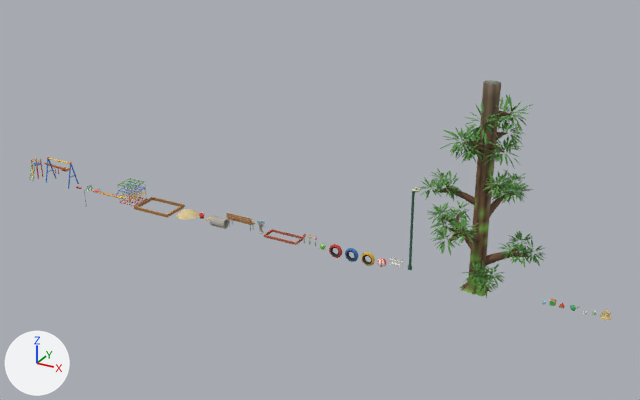
An edit to the Blender file blender/park_kit.blend, drawn before and after from the same camera.
Camera for both pictures: a camera (50 mm lens) standing at (441.0, -399.0, 229.0) and looking at (219.0, 3.0, 28.0). Every picture has the same lights, and +X, +Y and +Z are marked at lower left. The picture after the commit comes second.

Objects in the first picture: 'Park_Ball', 'Park_Block_Cube', 'Park_Fence', 'Park_FlowerBed', 'Park_Kunugi', 'Park_Lamp', 'Park_SandCastle', 'Park_Tire_Blue', 'Park_Tire_Red', 'Park_Tire_Yellow' and 10 more.
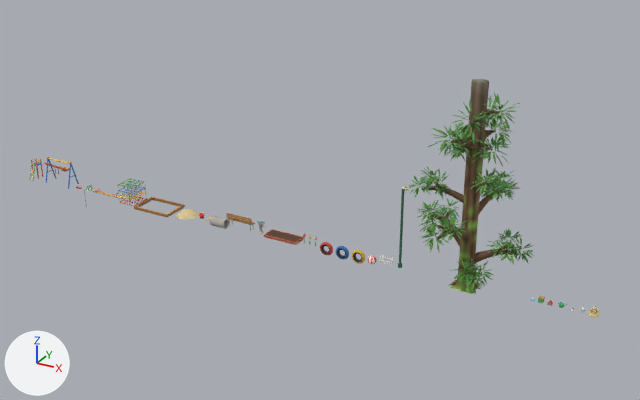
Boxes (x1, y1, x2, y2) around the edits, measured in the pictures (640 x 400 px):
'Park_Kunugi', moved
    before: (419, 80, 546, 299)
    after: (408, 79, 534, 294)
'Park_Lamp', moved
    before: (408, 188, 420, 270)
    after: (398, 186, 410, 268)
'Park_Tire_Yellow', moved
    before: (361, 252, 375, 266)
    after: (352, 250, 365, 263)
'Park_Tire_Blue', moved
    before: (345, 248, 358, 262)
    after: (336, 246, 349, 259)
'Park_Tire_Red', moved
    before: (329, 244, 342, 258)
    after: (320, 242, 333, 255)
'Park_SandCastle', moved
    before: (600, 309, 611, 321)
    after: (588, 306, 599, 317)
'Park_Fence', moved
    before: (389, 256, 403, 267)
    after: (379, 254, 393, 265)
'Park_Ball', moved
    before: (378, 258, 386, 267)
    after: (368, 256, 377, 264)
'Park_Block_Cube', moved
    before: (549, 298, 556, 306)
    after: (538, 296, 545, 303)
part 1 of me_park_flowerbed, added
    after: (265, 230, 302, 242)

The change, as a diff of the scene's bpy script:
```diff
--- a/blender/park_kit.blend.py
+++ b/blender/park_kit.blend.py
@@ me_park_flowerbed @@
 # used by ob_park_flowerbed; location = (197.2, 0.0, 0.0)
-me_park_flowerbed.from_pydata(...)  # 2544 vertices, 636 faces; spans x -11.0..11.0, y -4.5..4.5, z 0.0..1.5
+me_park_flowerbed.from_pydata(...)  # 3333 vertices, 1346 faces; spans x -11.0..11.0, y -4.5..4.5, z 0.0..1.5
+# me_park_flowerbed part 1: a new loose piece of 765 vertices spanning x -10.4..10.4, y -3.9..3.9, z 1.4..1.5, in mat_vertexcolor
+# other edits to the shape of me_park_flowerbed do not show in these pictures
 me_park_flowerbed.materials.append(mat_vertexcolor)
@@ ob_park_tire_red @@
 ob_park_tire_red = bpy.data.objects.new('Park_Tire_Red', me_park_tire_red)
-ob_park_tire_red.location = (231.4, 0.0, 0.0)
+ob_park_tire_red.location = (225.5, 0.0, 0.0)
@@ ob_park_tire_blue @@
 ob_park_tire_blue = bpy.data.objects.new('Park_Tire_Blue', me_park_tire_blue)
-ob_park_tire_blue.location = (241.6, 0.0, 0.0)
+ob_park_tire_blue.location = (235.7, 0.0, 0.0)
@@ ob_park_tire_yellow @@
 ob_park_tire_yellow = bpy.data.objects.new('Park_Tire_Yellow', me_park_tire_yellow)
-ob_park_tire_yellow.location = (251.8, 0.0, 0.0)
+ob_park_tire_yellow.location = (245.9, 0.0, 0.0)
@@ ob_park_ball @@
 ob_park_ball = bpy.data.objects.new('Park_Ball', me_park_ball)
-ob_park_ball.location = (260.3, 0.0, 0.0)
+ob_park_ball.location = (254.4, 0.0, 0.0)
@@ ob_park_fence @@
 ob_park_fence = bpy.data.objects.new('Park_Fence', me_park_fence)
-ob_park_fence.location = (268.8, 0.0, 0.0)
+ob_park_fence.location = (262.9, 0.0, 0.0)
@@ ob_park_lamp @@
 ob_park_lamp = bpy.data.objects.new('Park_Lamp', me_park_lamp)
-ob_park_lamp.location = (277.1, 0.0, 0.0)
+ob_park_lamp.location = (271.2, 0.0, 0.0)
@@ ob_park_kunugi @@
 ob_park_kunugi = bpy.data.objects.new('Park_Kunugi', me_park_kunugi)
-ob_park_kunugi.location = (314.9, 0.0, 0.0)
+ob_park_kunugi.location = (309.0, 0.0, 0.0)
@@ ob_park_block_cube @@
 ob_park_block_cube = bpy.data.objects.new('Park_Block_Cube', me_park_block_cube)
-ob_park_block_cube.location = (355.5, 0.0, 0.0)
+ob_park_block_cube.location = (349.6, 0.0, 0.0)
@@ ob_park_sandcastle @@
 ob_park_sandcastle = bpy.data.objects.new('Park_SandCastle', me_park_sandcastle)
-ob_park_sandcastle.location = (381.9, 0.0, 0.0)
+ob_park_sandcastle.location = (376.0, 0.0, 0.0)
```
